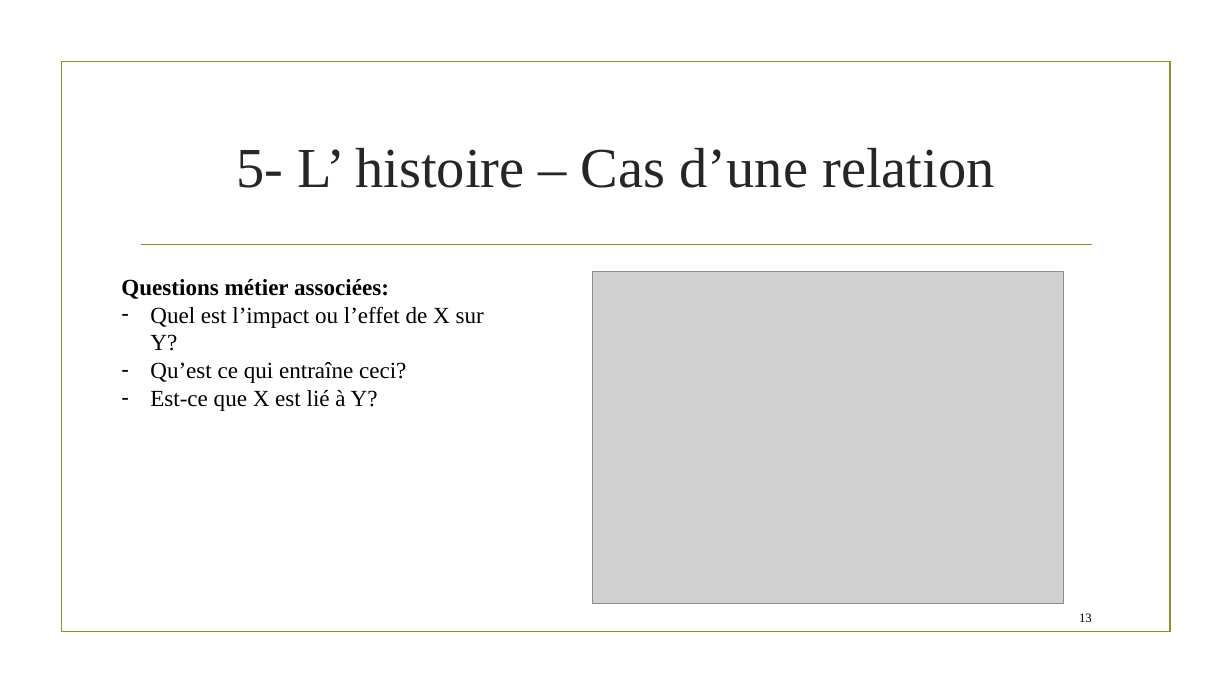
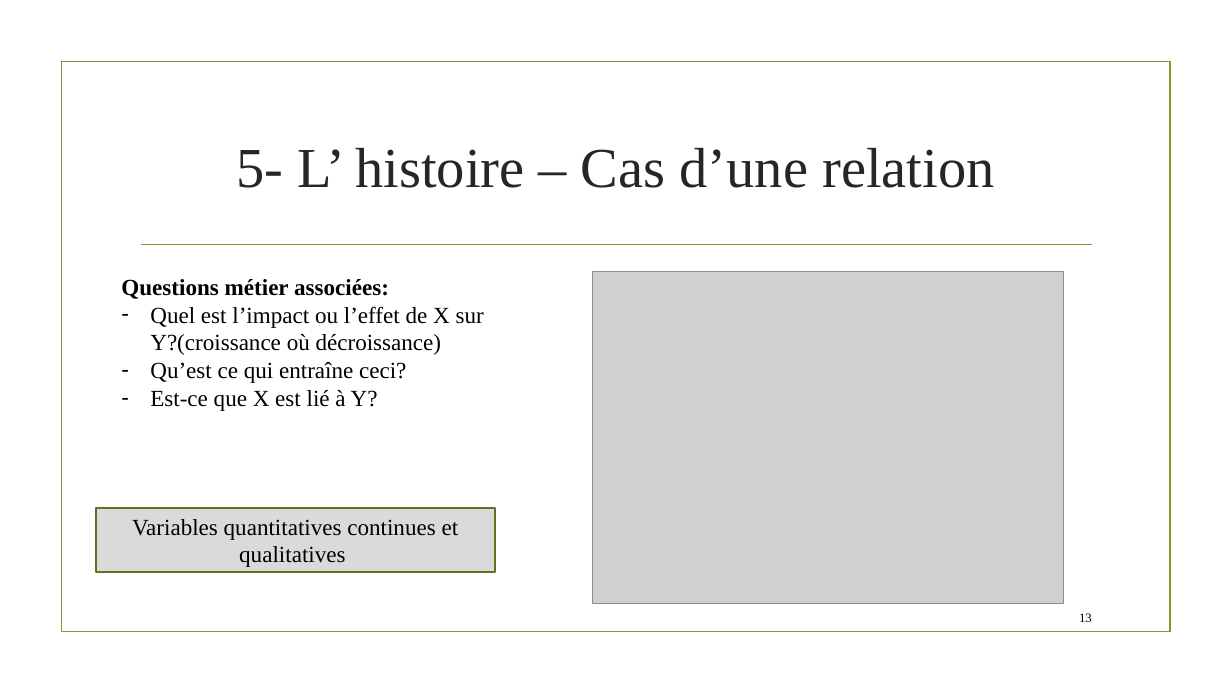
Before and after one commit to ML-for-B-E/Statistique-graphique, a slide deck: slide 13 of Statistique graphique.pptx. Drawn at 1232x693 pixels with LibreOffice and Linux fonts; fonts in the diff are those of the drawing; grey boxes stand for pictures; background and template pictures are left out. Boxes give left, top, right and bottom in pixels: in the first picture for what was removed or moved away, otherwise in the second. Text is boxed around its words. In the diff, an @@ line names an element or a change of style, - is before the commit and + after.

```diff
--- a/Statistique graphique.pptx
+++ b/Statistique graphique.pptx
@@ text at <box>150,306,484,355</box>: text changed @@
-– Quel est l’impact ou l’effet de X sur Y?
+– Quel est l’impact ou l’effet de X sur Y?(croissance où décroissance)
@@ rectangle added at <box>96,507,495,571</box>, fill #DADADA, outline #61711F 1.25 pt, 18 pt, text #000000 @@
+Variables quantitatives continues et qualitatives
```
Also in this commit, not shown: 14 other slides changed, 6 slides added.
